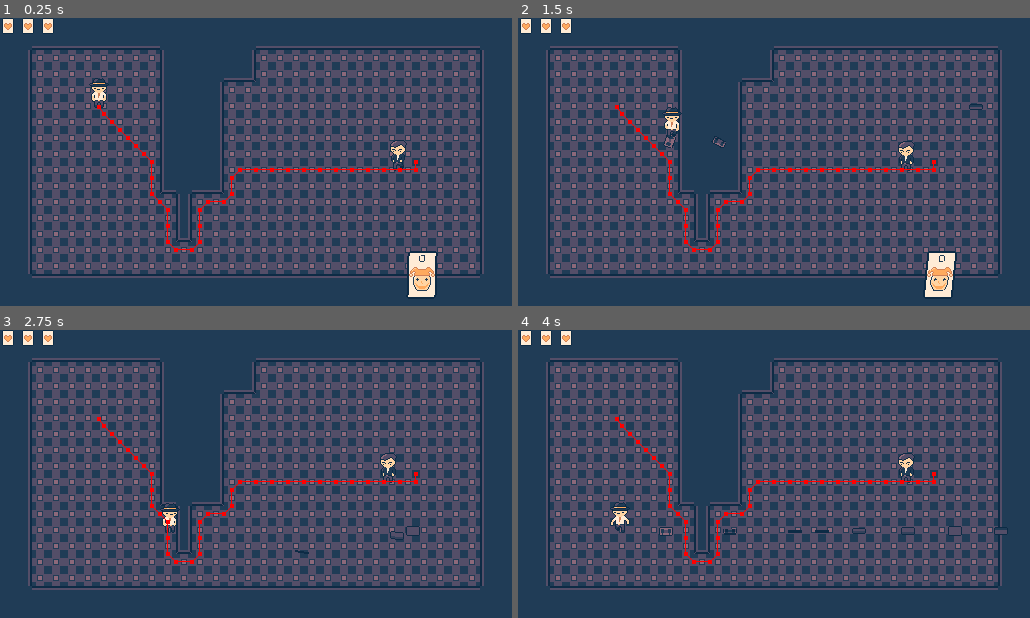
Above: before the commit, frames 1-4 (two rows, left to right).
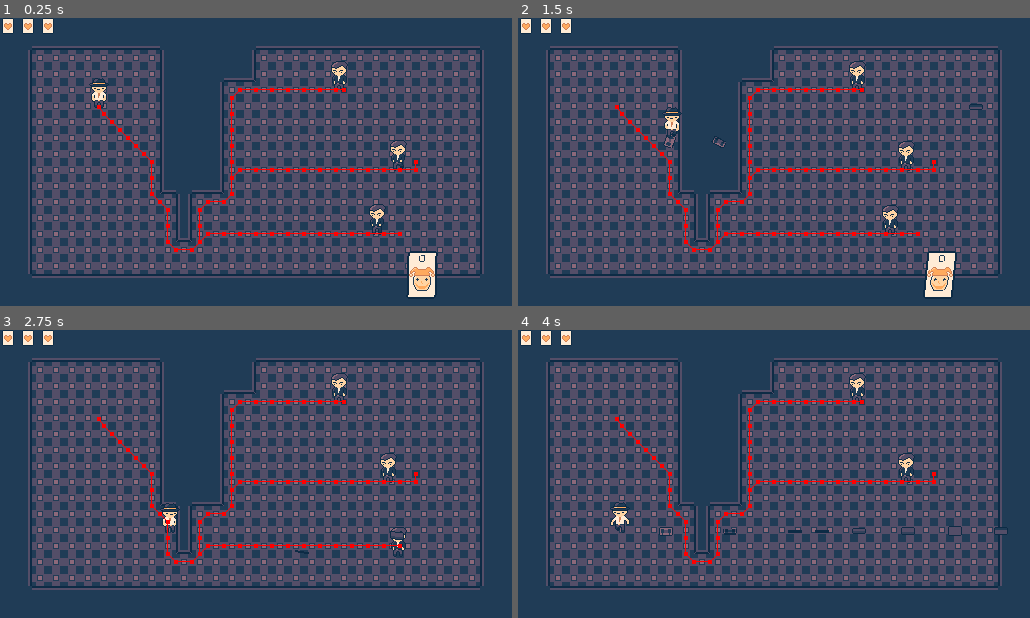
Above: after the commit, the same moments.

Repository: Inlufexer/Rogue-Tarot
Game: Godot game, scene res://scenes/levels/main.tscn
Two runs of this game, one before a commit and one after it. Both use one fixed random seed, a clock stepped at 60 frames per second and the inputs below.
Inputs (mouse positions are in pixels of both pictures, inside the frame that each line leads up to):
- Up to frame 1 (0.25 s): no input
- Up to frame 2 (1.5 s): tap Enter at 0.5 s; move the mouse to (886, 147) at 0.52 s; hold D (right) 0.53-1.28 s; click (886, 147) at 0.6 s; move the mouse to (671, 176) at 1.27 s; hold S (down) from 1.28 s (still down); tap E (tarot_ability) at 1.35 s
- Up to frame 3 (2.75 s): move the mouse to (307, 410) at 2.02 s; release S (down) at 2.03 s; hold D (right) from 2.03 s (still down); click (307, 410) at 2.1 s
- Up to frame 4 (4 s): move the mouse to (748, 531) at 2.77 s; release D (right) at 2.78 s; hold I (shoot_up) 2.78-3.53 s; tap E (tarot_ability) at 2.85 s; move the mouse to (927, 517) at 3.52 s; hold A (left) from 3.53 s (still down); click (927, 517) at 3.6 s

The runs differ from the first frame. In frame 1, 0.8% of the frame differs, in the area x 39-79%, y 14-78%; in frame 2, 0.8%; in frame 3, 0.8%; in frame 4, 0.4%.

Commit message:
Enemy Pathfinding Patch 3
Multiple enemies can navigate around each other without crowding. Enemies getting stuck on corners is much more rare.

Diff:
--- a/scenes/enemy.tscn
+++ b/scenes/enemy.tscn
@@ -448,7 +448,7 @@
 tracks/0/type = "value"
 tracks/0/imported = false
 tracks/0/enabled = true
-tracks/0/path = NodePath("hitbox_area/hitbox:shape")
+tracks/0/path = NodePath("HitboxArea/hitbox:shape")
 tracks/0/interp = 1
 tracks/0/loop_wrap = true
 tracks/0/keys = {
@@ -460,7 +460,7 @@
 tracks/1/type = "value"
 tracks/1/imported = false
 tracks/1/enabled = true
-tracks/1/path = NodePath("hitbox_area/hitbox:position")
+tracks/1/path = NodePath("HitboxArea/hitbox:position")
 tracks/1/interp = 1
 tracks/1/loop_wrap = true
 tracks/1/keys = {
@@ -504,7 +504,7 @@
 tracks/2/type = "value"
 tracks/2/imported = false
 tracks/2/enabled = true
-tracks/2/path = NodePath("hitbox_area/hitbox:shape")
+tracks/2/path = NodePath("HitboxArea/hitbox:shape")
 tracks/2/interp = 1
 tracks/2/loop_wrap = true
 tracks/2/keys = {
@@ -516,7 +516,7 @@
 tracks/3/type = "value"
 tracks/3/imported = false
 tracks/3/enabled = true
-tracks/3/path = NodePath("hitbox_area/hitbox:position")
+tracks/3/path = NodePath("HitboxArea/hitbox:position")
 tracks/3/interp = 1
 tracks/3/loop_wrap = true
 tracks/3/keys = {
@@ -528,7 +528,7 @@
 tracks/4/type = "method"
 tracks/4/imported = false
 tracks/4/enabled = true
-tracks/4/path = NodePath("hitbox_area")
+tracks/4/path = NodePath("HitboxArea")
 tracks/4/interp = 1
 tracks/4/loop_wrap = true
 tracks/4/keys = {
@@ -574,7 +574,7 @@
 tracks/2/type = "value"
 tracks/2/imported = false
 tracks/2/enabled = true
-tracks/2/path = NodePath("hitbox_area/hitbox:position")
+tracks/2/path = NodePath("HitboxArea/hitbox:position")
 tracks/2/interp = 1
 tracks/2/loop_wrap = true
 tracks/2/keys = {
@@ -586,7 +586,7 @@
 tracks/3/type = "value"
 tracks/3/imported = false
 tracks/3/enabled = true
-tracks/3/path = NodePath("hitbox_area/hitbox:shape")
+tracks/3/path = NodePath("HitboxArea/hitbox:shape")
 tracks/3/interp = 1
 tracks/3/loop_wrap = true
 tracks/3/keys = {
@@ -598,7 +598,7 @@
 tracks/4/type = "method"
 tracks/4/imported = false
 tracks/4/enabled = true
-tracks/4/path = NodePath("hitbox_area")
+tracks/4/path = NodePath("HitboxArea")
 tracks/4/interp = 1
 tracks/4/loop_wrap = true
 tracks/4/keys = {
@@ -650,7 +650,7 @@
 tracks/2/type = "value"
 tracks/2/imported = false
 tracks/2/enabled = true
-tracks/2/path = NodePath("hitbox_area/hitbox:shape")
+tracks/2/path = NodePath("HitboxArea/hitbox:shape")
 tracks/2/interp = 1
 tracks/2/loop_wrap = true
 tracks/2/keys = {
@@ -662,7 +662,7 @@
 tracks/3/type = "value"
 tracks/3/imported = false
 tracks/3/enabled = true
-tracks/3/path = NodePath("hitbox_area/hitbox:position")
+tracks/3/path = NodePath("HitboxArea/hitbox:position")
 tracks/3/interp = 1
 tracks/3/loop_wrap = true
 tracks/3/keys = {
@@ -674,7 +674,7 @@
 tracks/4/type = "method"
 tracks/4/imported = false
 tracks/4/enabled = true
-tracks/4/path = NodePath("hitbox_area")
+tracks/4/path = NodePath("HitboxArea")
 tracks/4/interp = 1
 tracks/4/loop_wrap = true
 tracks/4/keys = {
@@ -727,7 +727,7 @@
 tracks/2/type = "value"
 tracks/2/imported = false
 tracks/2/enabled = true
-tracks/2/path = NodePath("hitbox_area/hitbox:shape")
+tracks/2/path = NodePath("HitboxArea/hitbox:shape")
 tracks/2/interp = 1
 tracks/2/loop_wrap = true
 tracks/2/keys = {
@@ -739,7 +739,7 @@
 tracks/3/type = "value"
 tracks/3/imported = false
 tracks/3/enabled = true
-tracks/3/path = NodePath("hitbox_area/hitbox:position")
+tracks/3/path = NodePath("HitboxArea/hitbox:position")
 tracks/3/interp = 1
 tracks/3/loop_wrap = true
 tracks/3/keys = {
@@ -751,7 +751,7 @@
 tracks/4/type = "method"
 tracks/4/imported = false
 tracks/4/enabled = true
-tracks/4/path = NodePath("hitbox_area")
+tracks/4/path = NodePath("HitboxArea")
 tracks/4/interp = 1
 tracks/4/loop_wrap = true
 tracks/4/keys = {
@@ -828,7 +828,7 @@
 tracks/2/type = "value"
 tracks/2/imported = false
 tracks/2/enabled = true
-tracks/2/path = NodePath("hitbox_area/hitbox:shape")
+tracks/2/path = NodePath("HitboxArea/hitbox:shape")
 tracks/2/interp = 1
 tracks/2/loop_wrap = true
 tracks/2/keys = {
@@ -840,7 +840,7 @@
 tracks/3/type = "value"
 tracks/3/imported = false
 tracks/3/enabled = true
-tracks/3/path = NodePath("hitbox_area/hitbox:position")
+tracks/3/path = NodePath("HitboxArea/hitbox:position")
 tracks/3/interp = 1
 tracks/3/loop_wrap = true
 tracks/3/keys = {
@@ -979,13 +979,13 @@
 position = Vector2(0, 1)
 shape = SubResource("RectangleShape2D_xwavj")
 
-[node name="hitbox_area" type="Area2D" parent="."]
+[node name="HitboxArea" type="Area2D" parent="."]
 position = Vector2(0, -14.5)
 collision_layer = 1024
 collision_mask = 16
 script = ExtResource("5_c4w8v")
 
-[node name="hitbox" type="CollisionShape2D" parent="hitbox_area"]
+[node name="hitbox" type="CollisionShape2D" parent="HitboxArea"]
 position = Vector2(-8.25, 2)
 
 [node name="NavAgent" type="NavigationAgent2D" parent="."]
@@ -995,4 +995,4 @@
 path_postprocessing = 1
 debug_enabled = true
 
-[connection signal="area_entered" from="hitbox_area" to="hitbox_area" method="_on_area_entered"]
+[connection signal="area_entered" from="HitboxArea" to="HitboxArea" method="_on_area_entered"]
--- a/scenes/levels/main.tscn
+++ b/scenes/levels/main.tscn
@@ -103,7 +103,7 @@
 z_index = 1
 position = Vector2(99, 89)
 
-[node name="enemy" parent="." instance=ExtResource("2_2vj2h")]
+[node name="enemy" parent="." groups=["Enemies"] instance=ExtResource("2_2vj2h")]
 z_index = 1
 position = Vector2(416, 144)
 
@@ -124,3 +124,9 @@
 [node name="NavigationRegion2D" type="NavigationRegion2D" parent="."]
 scale = Vector2(0.930484, 0.89954)
 navigation_polygon = SubResource("NavigationPolygon_b6bv0")
+
+[node name="enemy2" parent="." instance=ExtResource("2_2vj2h")]
+position = Vector2(400, 216)
+
+[node name="enemy3" parent="." instance=ExtResource("2_2vj2h")]
+position = Vector2(344, 72)
--- a/scripts/component_scripts/health_component.gd
+++ b/scripts/component_scripts/health_component.gd
@@ -20,15 +20,7 @@
 		stun_timer -= delta
 
 func apply_knockback(delta):
-	if knockback_velocity.length() > 0:
-		var parent = get_parent()
-
-		if parent is CharacterBody2D:
-			parent.move_and_collide(knockback_velocity * delta)
-		else:
-			parent.position += knockback_velocity * delta
-		# Reduce knockback over time
-		knockback_velocity = knockback_velocity.move_toward(Vector2.ZERO, KNOCKBACK_DECAY * delta)
+	knockback_velocity = knockback_velocity.move_toward(Vector2.ZERO, KNOCKBACK_DECAY * delta)
 
 func damage(attack: Attack):
 	health -= attack.attack_damage
@@ -37,16 +29,13 @@
 		get_parent().call_deferred("queue_free")
 
 	var dir = (get_parent().global_position - attack.attack_position).normalized()
-	const EPS := 0.1  # dead zone threshold
-	# Decide if horizontal or vertical wins
-	if abs(dir.x) - abs(dir.y) > EPS:
-		# Horizontal dominates
-		dir = Vector2(sign(dir.x), 0)
-	elif abs(dir.y) - abs(dir.x) > EPS:
-		# Vertical dominates
-		dir = Vector2(0, sign(dir.y))
+	if dir.length() > 0:
+		if abs(dir.x) > abs(dir.y):
+			dir = Vector2(sign(dir.x), 0)
+		else:
+			dir = Vector2(0, sign(dir.y))
 	else:
-		dir = Vector2(sign(dir.x), 0)
+		dir = Vector2.ZERO
 
 
 	knockback_velocity = dir * attack.knockback_force
--- a/scripts/pathfinding/enemy.gd
+++ b/scripts/pathfinding/enemy.gd
@@ -2,7 +2,6 @@
 
 enum State {
 	IDLE,
-	PATROL, # Not currently used
 	TRACK_SCENT,
 	DIRECT_CHASE,
 	SEARCH,
@@ -10,7 +9,7 @@
 	STUNNED # IDK man, we'll reroute it to health component later
 	}
 
-@export var speed: float = 50.0
+@export var speed: float = 100
 @export var chase_speed: float = 100
 @export var scent_detection_radius: float = 300
 @export var  scent_age_thershold: float = 4.0 # How old scents must be in seconds to track
@@ -36,8 +35,7 @@
 var _last_seen_player_time: float = -999.0
 var _last_nav_repath_time: float = -999.0
 var _target_scent_pos: Vector2 = Vector2.ZERO
-var _patrol_points: Array = []  # Will use if patrol is implemented
-var _patrol_index: int = 0
+
 
 func _ready() -> void:
 	if not nav_agent.is_navigation_finished():
@@ -45,6 +43,7 @@
 		var dir = (next_pos - global_position).normalized()
 		velocity = dir * chase_speed
 	nav_agent.path_max_distance = 10000.0
+	nav_agent.velocity_computed.connect(_on_nav_velocity_computed)
 
 func _physics_process(delta: float) -> void:
 
@@ -53,21 +52,14 @@
 	match state:
 		State.IDLE:
 			_state_idle(delta)
-			print("Idle")
-		State.PATROL: # Not currently used
-			_state_patrol(delta)
 		State.TRACK_SCENT:
 			_state_track_scent(delta)
-			print("Tracking")
 		State.DIRECT_CHASE:
 			_state_direct_chase(delta)
-			print("Chasing")
 		State.SEARCH:
 			_state_search(delta)
-			print("Searching")
 		State.ATTACKING:
 			_state_attacking(delta)
-			print("Attacking")
 		State.STUNNED:
 			_state_stunned(delta) # See note above
 
@@ -79,6 +71,9 @@
 		moveDir.x = int(round(normalized_vel.x))
 		moveDir.y = int(round(normalized_vel.y))
 
+	var health = get_node("HealthComponent")
+	velocity += health.knockback_velocity
+	_avoid_other_enemies()
 	move_and_slide()
 
 # ------------------------------
@@ -103,10 +98,6 @@
 
 	velocity = Vector2.ZERO
 
-func _state_patrol(_delta:float) -> void:
-	# Might add eventually
-	pass
-
 func _state_track_scent(delta:float) -> void:
 	if _can_see_player():
 		_enter_direct_chase()
@@ -134,9 +125,9 @@
 		state = State.SEARCH
 		return
 
+
 	# Set nav target periodically
 	if elapsed_time - _last_nav_repath_time > nav_repath_interval:
-		print("Pathing")
 		nav_agent.target_position = player_pos
 		_last_nav_repath_time = elapsed_time
 
@@ -144,9 +135,9 @@
 	if not nav_agent.is_navigation_finished():
 		var next_pos = nav_agent.get_next_path_position()
 		var dir = (next_pos - global_position).normalized()
-		velocity = dir.normalized() * chase_speed
-	else:
-		velocity = Vector2.ZERO
+		nav_agent.set_velocity(dir * chase_speed)
+	else:
+		nav_agent.set_velocity(Vector2.ZERO)
 		_enter_search()
 		return
 
@@ -192,7 +183,6 @@
 
 	attacking = true
 
-
 func _try_attack_player():
 	var player_pos = _get_player_pos()
 	if player_pos == null:
@@ -220,9 +210,6 @@
 	state = State.IDLE
 	velocity = Vector2.ZERO
 
-func _enter_patrol():
-	state = State.PATROL
-
 func _enter_direct_chase():
 	state = State.DIRECT_CHASE
 	_last_seen_player_time = elapsed_time
@@ -240,9 +227,6 @@
 
 func _enter_stunned():
 	state = State.STUNNED
-
-
-
 
 # ------------------------------
 # Utilities Used
@@ -260,7 +244,6 @@
 		return false
 	else :
 		return _is_visible(player_pos)
-
 
 func _is_visible(world_pos: Vector2) -> bool:
 	var space = get_world_2d().direct_space_state
@@ -282,5 +265,25 @@
 				return s
 	return null
 
-func _on_nav_velocity_computed(v: Vector2) -> void:
-	pass
+func _on_nav_velocity_computed(safe_velocity: Vector2) -> void:
+	velocity = safe_velocity
+	move_and_slide()
+
+# ------------------------------
+# Movement Utilities
+# ------------------------------
+
+func _avoid_other_enemies():
+	var separation_force = Vector2.ZERO
+	var separation_distance = 24
+	var separation_strength = 50
+
+	for enemy in get_tree().get_nodes_in_group("Enemies"):
+		if enemy == self:
+			continue
+		var offset = global_position - enemy.global_position
+		var distance = offset.length()
+		if distance < separation_distance and distance > 0:
+			separation_force += offset.normalized() * (separation_strength / distance)
+
+	velocity += separation_force
